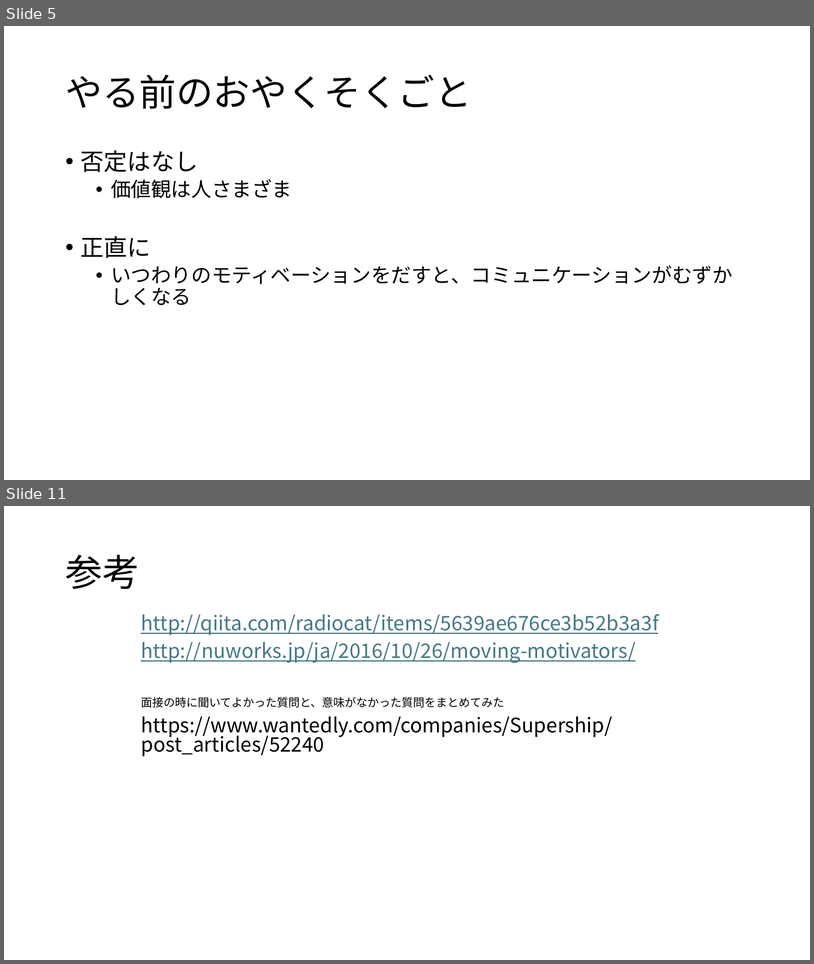
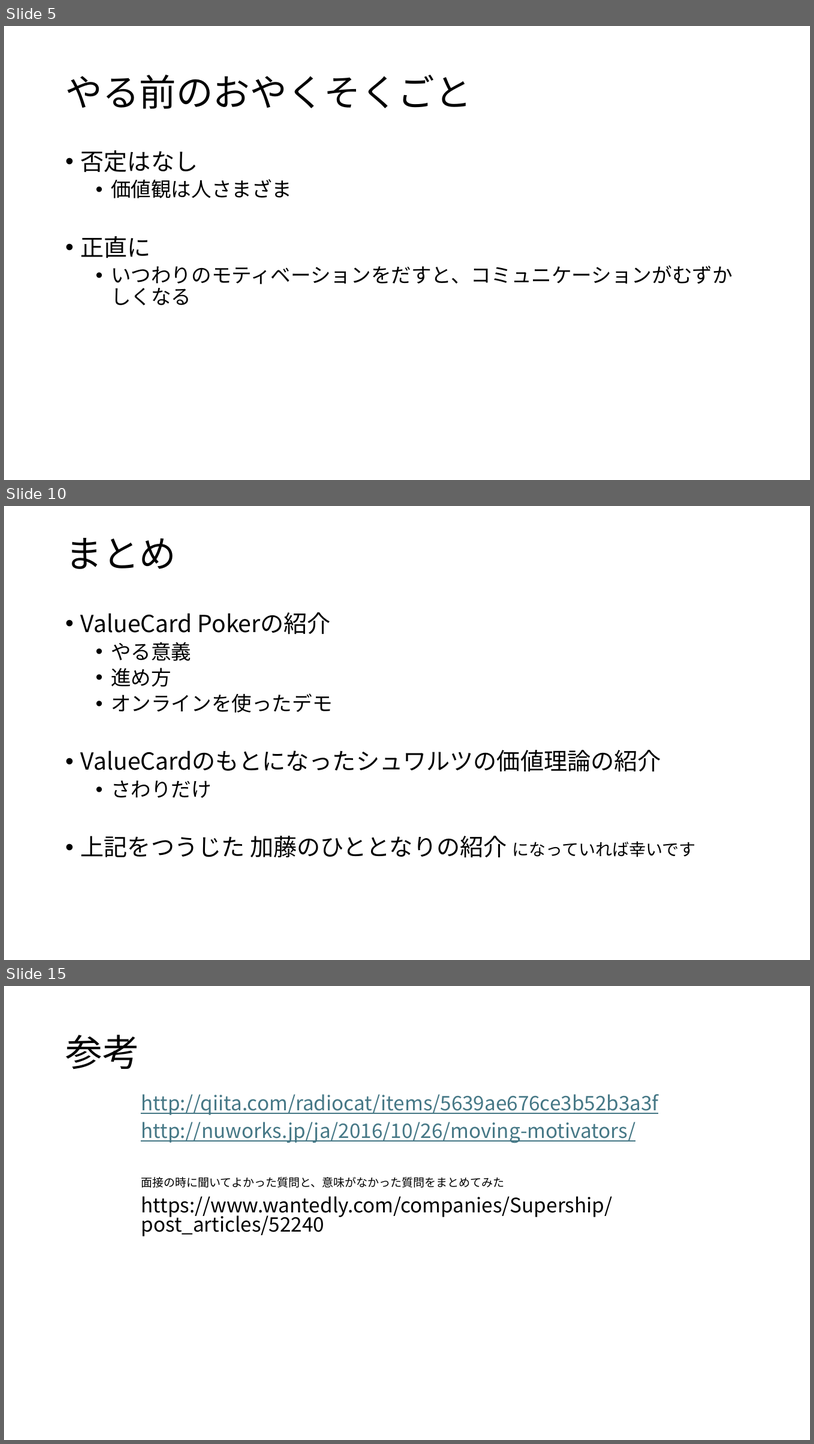
Before and after one commit to warumonogakari/warumono, a slide deck: ValueCard/ValueCardPoker.pptx. Shown one above the other, each under a label of ours: slides 5 and 11 before the commit, slides 5, 10 and 15 after it; the slides between them are not shown. The pictures are 814x964 and 814x1444 pixels, drawn with LibreOffice and Linux fonts; fonts in the diff are those of the drawing. Boxes give left, top, right and bottom in pixels: in the first picture for what was removed or moved away, otherwise in the second. Text is boxed around its words. In the diff, an @@ line names an element or a change of style, - is before the commit and + after.

Commit message:
ValueCardPoker.pptx 更新

```diff
--- a/ValueCard/ValueCardPoker.pptx
+++ b/ValueCard/ValueCardPoker.pptx
@@ slide 10 added at [4,506,810,960], background #FFFFFF @@
@@ title added at [65,538,176,569], 44 pt, text #000000 @@
+まとめ
@@ text added at [81,612,696,858], 28 pt, text #000000 @@
+• ValueCard Pokerの紹介
+  • やる意義
+  • 進め方
+  • オンラインを使ったデモ
+• ValueCardのもとになったシュワルツの価値理論の紹介
+  • さわりだけ
+• 上記をつうじた 加藤のひととなりの紹介 になっていれば幸いです
@@ what was slide 11 is now slide 15 @@
```
Also in this commit, not shown: 3 slides changed, 3 other slides added, 16 other files.
